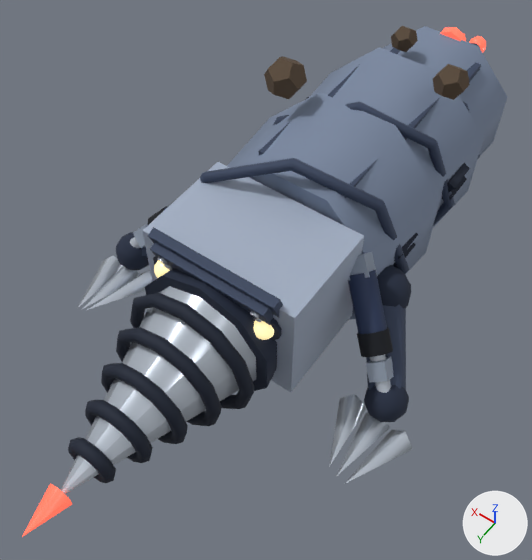
Two versions of the glTF model game/assets/enemies/enemy_mole_surfaced.glb, one commit apart.
Rendered twice from a camera (50 mm lens) standing at (-0.87, 1.73, 2.2) and looking at (0.03, 0.47, 0.22). Arrows for +X, +Y and +Z are at lower right; the lights stay in place. The picture after the commit comes second. Where no turn or scale is listed for an object, it has been applied to the vertices. Vertices at exactly the same position are counted once.

Script lines for the objects in view, before the commit:
```python
ob_mole_arm_ram_l_rod = bpy.data.objects.new('mole_arm_ram_l_rod', me_mesh_43)
ob_mole_arm_ram_l_rod.location = (-0.472, 0.574, 0.249)
ob_mole_claw_l_0 = bpy.data.objects.new('mole_claw_l_0', me_mesh_45)
ob_mole_claw_l_0.location = (-0.46, 0.76, 0.12)
ob_mole_claw_l_1 = bpy.data.objects.new('mole_claw_l_1', me_mesh_46)
ob_mole_claw_l_1.location = (-0.52, 0.76, 0.1)
ob_mole_claw_l_2 = bpy.data.objects.new('mole_claw_l_2', me_mesh_47)
ob_mole_claw_l_2.location = (-0.58, 0.76, 0.08)
ob_mole_claw_r_0 = bpy.data.objects.new('mole_claw_r_0', me_mesh_56)
ob_mole_claw_r_0.location = (0.46, 0.76, 0.12)
ob_mole_claw_r_1 = bpy.data.objects.new('mole_claw_r_1', me_mesh_57)
ob_mole_claw_r_1.location = (0.52, 0.76, 0.1)
ob_mole_claw_r_2 = bpy.data.objects.new('mole_claw_r_2', me_mesh_58)
ob_mole_claw_r_2.location = (0.58, 0.76, 0.08)
ob_mole_drill_cone = bpy.data.objects.new('mole_drill_cone', me_mesh_30)
ob_mole_drill_cone.location = (0.0, 1.14, 0.34)
ob_mole_segment_ridge0 = bpy.data.objects.new('mole_segment_ridge0', me_mesh_1)
ob_mole_segment_ridge0.location = (0.0, 0.38, 0.32)
# also in view: 'mole_drill_flute0' at (0.0, 0.9, 0.34); 'mole_drill_tip' at (0.0, 1.5, 0.34); 'mole_segment_ridge1' at (0.0, 0.0, 0.3); 'mole_drill_hub' at (0.0, 0.78, 0.34); 'mole_soil0' at (0.22, 0.1, 0.74)
```
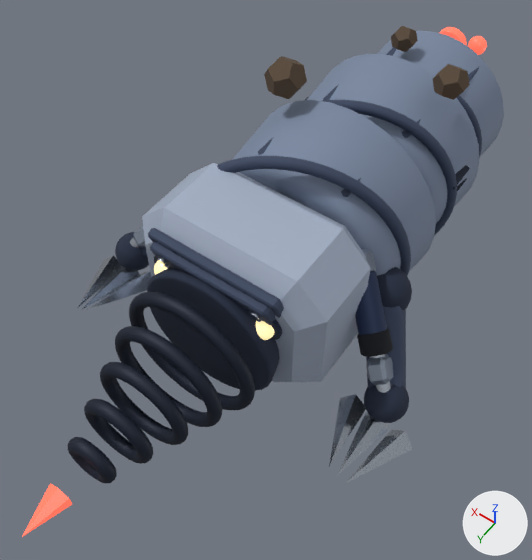
The change, as a list of edits to the scene's bpy script:
```text
Change mat_chrome:
    mat_chrome.metallic: 0.4 -> 0.95
Change me_mesh_0:
    used by ob_mole_segment0; location = (0.0, 0.2, 0.32)
    remove me_mesh_0.from_pydata(...)  # 20 vertices, 32 faces; spans x -0.342..0.342, y -0.19..0.19, z -0.342..0.342
    add me_mesh_0.from_pydata(...)  # 134 vertices, 256 faces; spans x -0.37..0.37, y -0.19..0.19, z -0.37..0.37
    me_mesh_0 part 1
    18 vertices are removed from x -0.342..0.342, y -0.19..0.19, z -0.342..0.342
    32 faces are deleted
    132 vertices are added at x -0.37..0.37, y -0.19..0.19, z -0.37..0.37
    256 new faces join them
Change me_mesh_1:
    used by ob_mole_segment_ridge0; location = (0.0, 0.38, 0.32)
    remove me_mesh_1.from_pydata(...)  # 63 vertices, 96 faces; spans x -0.37..0.37, y -0.165..0.165, z -0.4..0.4
    add me_mesh_1.from_pydata(...)  # 637 vertices, 1152 faces; spans x -0.371..0.371, y -0.165..0.165, z -0.4..0.4
    me_mesh_1 part 2: 574 vertices added at x -0.371..0.371, y -0.164..0.164, z -0.397..0.397
Change me_mesh_5:
    used by ob_mole_segment1; location = (0.0, -0.18, 0.3)
    remove me_mesh_5.from_pydata(...)  # 20 vertices, 32 faces; spans x -0.323..0.323, y -0.19..0.19, z -0.323..0.323
    add me_mesh_5.from_pydata(...)  # 134 vertices, 256 faces; spans x -0.35..0.35, y -0.19..0.19, z -0.35..0.35
    me_mesh_5 part 3
    18 vertices are removed from x -0.323..0.323, y -0.19..0.19, z -0.323..0.323
    32 faces are deleted
    132 vertices are added at x -0.35..0.35, y -0.19..0.19, z -0.35..0.35
    256 new faces join them
Change me_mesh_6:
    used by ob_mole_segment_ridge1; location = (0.0, 0.0, 0.3)
    remove me_mesh_6.from_pydata(...)  # 63 vertices, 96 faces; spans x -0.351..0.351, y -0.158..0.158, z -0.38..0.38
    add me_mesh_6.from_pydata(...)  # 637 vertices, 1152 faces; spans x -0.352..0.352, y -0.158..0.158, z -0.38..0.38
    me_mesh_6 part 4: 574 vertices added at x -0.352..0.352, y -0.156..0.156, z -0.377..0.377
Change me_mesh_21:
    used by ob_mole_head; location = (0.0, 0.58, 0.38)
    remove me_mesh_21.from_pydata(...)  # 8 vertices, 12 faces; spans x -0.27..0.27, y -0.18..0.18, z -0.2..0.2
    add me_mesh_21.from_pydata(...)  # 32 vertices, 60 faces; spans x -0.335..0.335, y -0.18..0.18, z -0.265..0.265
    me_mesh_21 part 5: the whole mesh is rebuilt
Change me_mesh_29:
    used by ob_mole_drill_hub; location = (0.0, 0.78, 0.34)
    remove me_mesh_29.from_pydata(...)  # 24 vertices, 40 faces; spans x -0.228..0.228, y -0.05..0.05, z -0.24..0.24
    add me_mesh_29.from_pydata(...)  # 134 vertices, 256 faces; spans x -0.24..0.24, y -0.05..0.05, z -0.24..0.24
    me_mesh_29 part 6
    22 vertices are removed from x -0.228..0.228, y -0.05..0.05, z -0.24..0.24
    40 faces are deleted
    132 vertices are added at x -0.24..0.24, y -0.05..0.05, z -0.24..0.24
    256 new faces join them
Change me_mesh_30:
    used by ob_mole_drill_cone; location = (0.0, 1.14, 0.34)
    remove me_mesh_30.from_pydata(...)  # 13 vertices, 20 faces; spans x -0.19..0.19, y -0.31..0.31, z -0.2..0.2
    add me_mesh_30.from_pydata(...)  # 99 vertices, 128 faces; spans x 0.0, y -0.31..0.31, z 0.0
    me_mesh_30 part 7: 11 vertices removed from x -0.19..0.19, y -0.31, z -0.2..0.2; 97 vertices added at x 0.0, y -0.31..0.31, z 0.0
```

Changed parts and their boxes [x1, y1, x2, y2] in the pictures (532 x 560 px):
'mole_head', reshaped: before [142, 162, 364, 392]; after [142, 163, 371, 382]
'mole_segment0', reshaped: before [227, 92, 441, 320]; after [232, 100, 436, 276]
'mole_segment1', reshaped (7% shorter): before [309, 48, 484, 229]; after [307, 54, 479, 223]
'mole_drill_cone', surface changed, reshaped (not visible afterwards): before [61, 286, 256, 494]
'mole_drill_hub', reshaped: before [145, 268, 277, 391]; after [147, 268, 280, 390]
'mole_segment_ridge0', reshaped: before [200, 158, 410, 274]; after [217, 156, 411, 276]
'mole_segment_ridge1', reshaped: before [273, 101, 455, 226]; after [324, 100, 457, 235]
'mole_claw_l_2', surface changed (darker): [346, 430, 412, 483] in both
'mole_claw_l_0', surface changed (darker): [329, 394, 366, 467] in both
'mole_claw_l_1', surface changed (darker): [337, 413, 390, 476] in both
'mole_claw_r_2', surface changed (darker): [77, 255, 122, 308] in both
'mole_claw_r_0', surface changed (darker): [87, 271, 151, 310] in both
'mole_claw_r_1', surface changed (darker): [81, 266, 140, 310] in both
'mole_arm_ram_l_rod', surface changed: [370, 354, 391, 393] in both
'mole_arm_ram_r_rod', surface changed: [130, 237, 140, 248] in both
'mole_brow_rivet-11', surface changed: [250, 311, 260, 319] in both
'mole_brow_rivet11', surface changed: [158, 257, 167, 265] in both
'mole_brow_rivet1-1', surface changed: [164, 264, 172, 270] in both
'mole_brow_rivet-1-1', surface changed: [254, 318, 262, 323] in both
part 2 of me_mesh_1, added: after [217, 156, 411, 276]
part 4 of me_mesh_6, added: after [324, 100, 457, 235]
